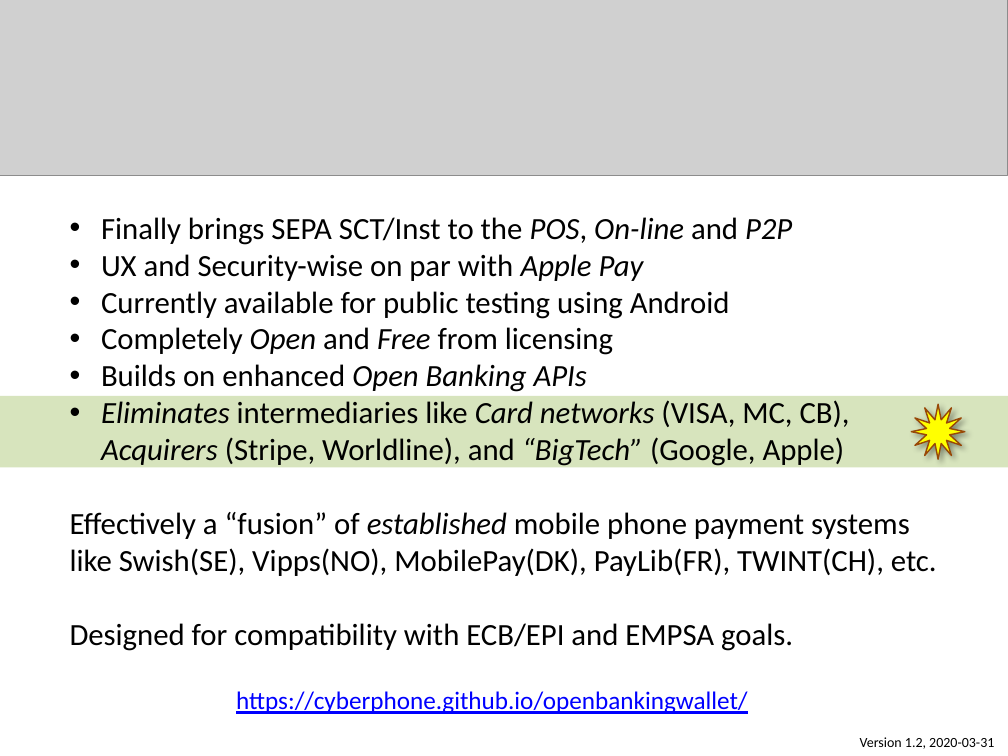
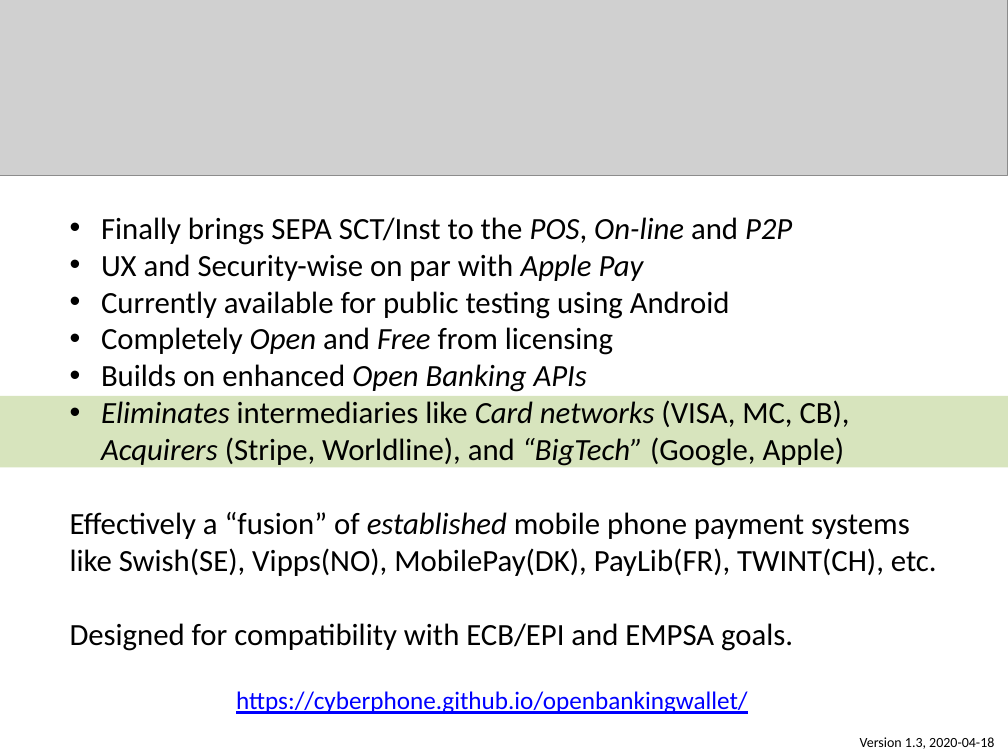
Before and after one commit to cyberphone/openbankingwallet, a slide deck: slide 1 of open-banking-wallet.pptx. Drawn at 1008x756 pixels with LibreOffice and Linux fonts; fonts in the diff are those of the drawing; grey boxes stand for pictures; background and template pictures are left out. Boxes give left, top, right and bottom in pixels: in the first picture for what was removed or moved away, otherwise in the second. Text is boxed around its words. In the diff, an @@ line names an element or a change of style, - is before the commit and + after.

```diff
--- a/open-banking-wallet.pptx
+++ b/open-banking-wallet.pptx
@@ star removed at (x1=911, y1=404, x2=965, y2=460) @@
@@ text at (x1=860, y1=737, x2=994, y2=749): text changed @@
-Version 1.2, 2020-03-31
+Version 1.3, 2020-04-18
```
Also in this commit, not shown: 1 other slide changed, 1 other file.
